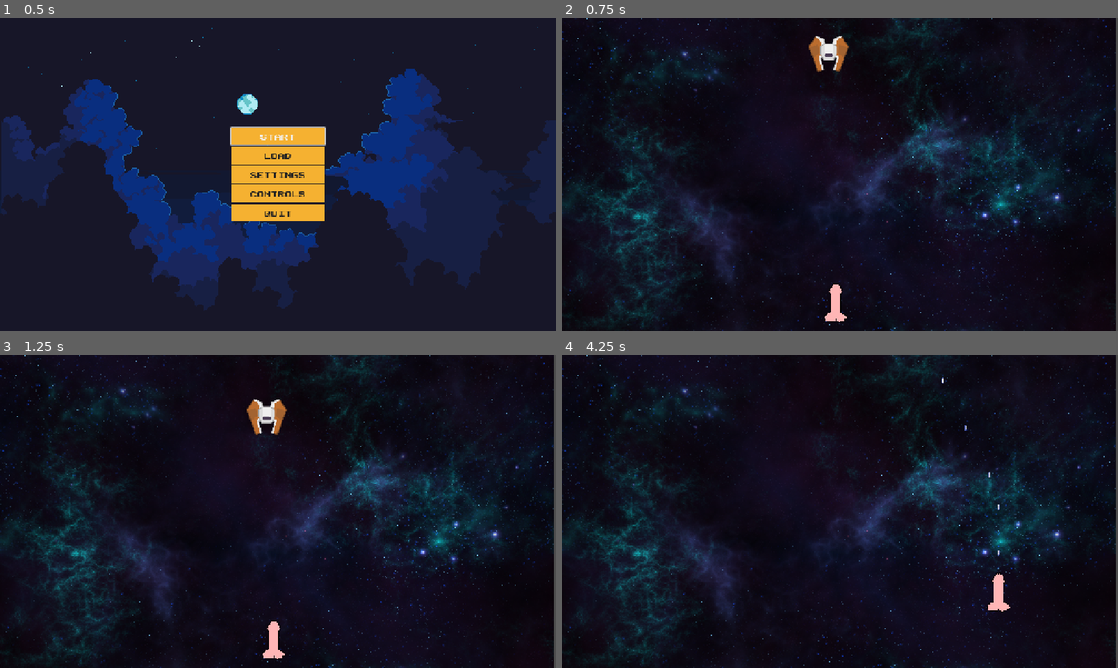
Above: before the commit, frames 1-4 (two rows, left to right).
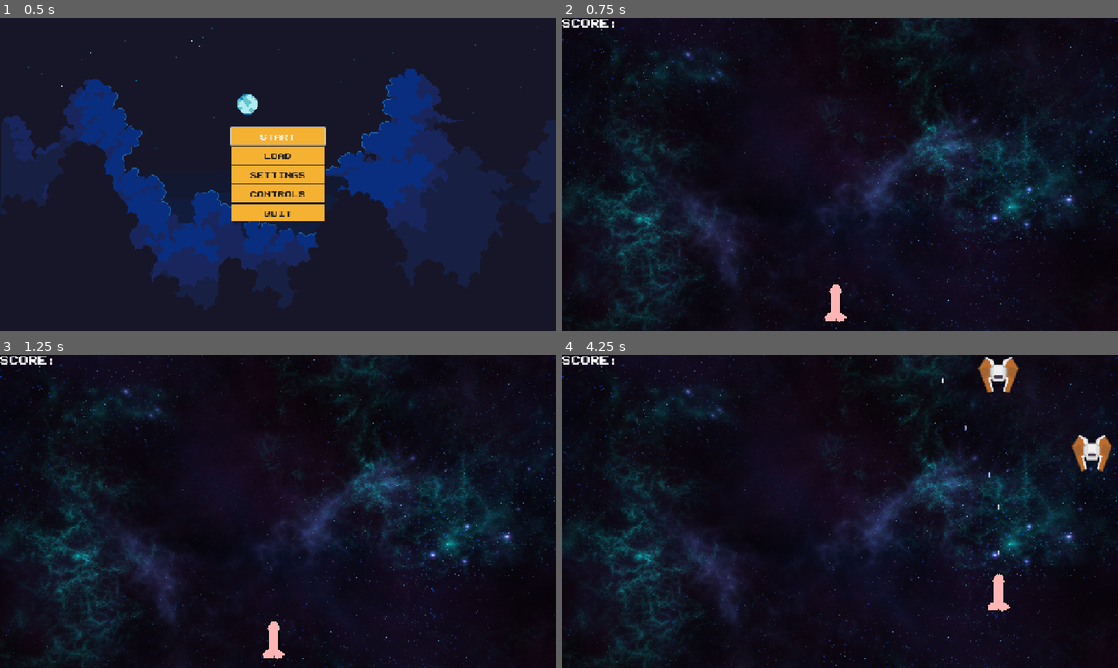
Above: after the commit, the same moments.

Repository: fabiolrodriguez/k-raio
Game: Godot game, scene res://scenes/main_menu/main_menu.tscn
The game is run twice, just before and just after one commit, with the same random seed, the same clock (stepped at 60 frames per second) and the same inputs.
Inputs (mouse positions are in pixels of both pictures, inside the frame that each line leads up to):
- Up to frame 1 (0.5 s): no input
- Up to frame 2 (0.75 s): click "START" at 0.5 s
- Up to frame 3 (1.25 s): no input
- Up to frame 4 (4.25 s): tap Enter (ui_accept) at 1.25, 2.1, 2.27, 2.57, 3.6, 3.77, 4.07 s; move the mouse to (962, 495) at 1.27 s; hold Right (ui_right) 1.28-2.03 s; hold Enter (ui_accept) 1.28-2.03 s; move the mouse to (728, 527) at 2.02 s; hold Down (ui_down) 2.03-2.78 s; move the mouse to (895, 442) at 2.77 s; hold Right (ui_right) 2.78-3.53 s; hold Enter (ui_accept) 2.78-3.53 s; move the mouse to (812, 574) at 3.52 s; hold Up (ui_up) from 3.53 s (still down)

Frame 1 is identical in both runs. In frame 2, 7.1% of the frame differs, in the area x 0-100%, y 0-100%; in frame 3, 7.1%; in frame 4, 7.6%.

Commit message:
improved controls and sound

Diff:
--- a/project.godot
+++ b/project.godot
@@ -43,6 +43,7 @@
 "deadzone": 0.5,
 "events": [Object(InputEventKey,"resource_local_to_scene":false,"resource_name":"","device":0,"window_id":0,"alt_presse …(194 unchanged characters)…
 , Object(InputEventJoypadButton,"resource_local_to_scene":false,"resource_name":"","device":-1,"button_index":4,"pressure":0.0,"pressed":false,"script":null)
+, Object(InputEventJoypadButton,"resource_local_to_scene":false,"resource_name":"","device":-1,"button_index":6,"pressure":0.0,"pressed":false,"script":null)
 ]
 }
 ui_left={
--- a/scenes/enemy/enemy.tscn
+++ b/scenes/enemy/enemy.tscn
@@ -17,3 +17,5 @@
 [node name="collider" type="CollisionShape2D" parent="." unique_id=1929448390]
 position = Vector2(0, -2)
 shape = SubResource("CircleShape2D_a3pup")
+
+[connection signal="body_entered" from="." to="." method="_on_body_entered"]
--- /dev/null
+++ b/scenes/enemy/spawn_manager.tscn
@@ -0,0 +1,12 @@
+[gd_scene format=3 uid="uid://c63nwudgs5mmv"]
+
+[ext_resource type="Script" uid="uid://c6biiwfts6oxg" path="res://scripts/spawn_manager.gd" id="1_3ht1b"]
+[ext_resource type="PackedScene" uid="uid://c2ul44mm8678v" path="res://scenes/enemy/enemy.tscn" id="2_y6h1u"]
+
+[node name="SpawnManager" type="Node2D" unique_id=1053329477]
+script = ExtResource("1_3ht1b")
+enemy_scene = ExtResource("2_y6h1u")
+
+[node name="spawntimer" type="Timer" parent="." unique_id=141191074]
+wait_time = 1.5
+autostart = true
--- a/scenes/level/level.tscn
+++ b/scenes/level/level.tscn
@@ -3,15 +3,25 @@
 [ext_resource type="Texture2D" uid="uid://4n4j5nf5br8d" path="res://assets/textures/bg.png" id="1_h3e3j"]
 [ext_resource type="Script" uid="uid://bddfs7am1056e" path="res://scenes/level/level.gd" id="1_i166f"]
 [ext_resource type="PackedScene" uid="uid://w57g2ubn0bwi" path="res://scenes/player/player.tscn" id="2_nbgty"]
+[ext_resource type="FontFile" uid="uid://b2ikk0lshckln" path="res://assets/fonts/PublicPixel-rv0pA.ttf" id="2_vpf64"]
 [ext_resource type="PackedScene" uid="uid://dap3o436pbq6y" path="res://scenes/pause_menu/pause_menu.tscn" id="4_qkmgm"]
-[ext_resource type="PackedScene" uid="uid://c2ul44mm8678v" path="res://scenes/enemy/enemy.tscn" id="5_hnne4"]
+[ext_resource type="PackedScene" uid="uid://c63nwudgs5mmv" path="res://scenes/enemy/spawn_manager.tscn" id="5_hnne4"]
 
 [node name="level" type="Node2D" unique_id=281017384]
 script = ExtResource("1_i166f")
 
+[node name="scorelayer" type="CanvasLayer" parent="." unique_id=1844956064]
+
+[node name="scorelabel" type="Label" parent="scorelayer" unique_id=556570682]
+offset_right = 40.0
+offset_bottom = 23.0
+theme_override_fonts/font = ExtResource("2_vpf64")
+theme_override_font_sizes/font_size = 22
+text = "SCORE:"
+
 [node name="Bg" type="Sprite2D" parent="." unique_id=1331019371]
-position = Vector2(631, 458)
-scale = Vector2(1.2578125, 1.2578125)
+position = Vector2(646.5, 463.49997)
+scale = Vector2(1.2880859, 1.2685546)
 texture = ExtResource("1_h3e3j")
 
 [node name="player" parent="." unique_id=1144793056 instance=ExtResource("2_nbgty")]
@@ -20,5 +30,4 @@
 
 [node name="PauseMenu" parent="." unique_id=264194249 instance=ExtResource("4_qkmgm")]
 
-[node name="enemy" parent="." unique_id=581839579 instance=ExtResource("5_hnne4")]
-position = Vector2(614, 62)
+[node name="SpawnManager" parent="." unique_id=1053329477 instance=ExtResource("5_hnne4")]
--- a/scripts/audio_manager.gd
+++ b/scripts/audio_manager.gd
@@ -3,6 +3,8 @@
 var hover_sound = preload("res://assets/audio/ui/button_hover.mp3")
 var click_sound = preload("res://assets/audio/ui/button_click.mp3")
 var bg_music = preload("res://assets/audio/music/piano-bg.mp3")
+var shoot = preload("res://assets/audio/game/shot.mp3")
+var explode = preload("res://assets/audio/game/explode.mp3")
 
 @onready var bgm_player = AudioStreamPlayer.new()
 
@@ -30,3 +32,11 @@
 
 func stop_bgm():
 	bgm_player.stop()
+
+func play_shoot():
+	player.stream = shoot
+	player.play()
+
+func play_explode():
+	player.stream = explode
+	player.play()
--- a/scripts/enemy.gd
+++ b/scripts/enemy.gd
@@ -2,6 +2,7 @@
 
 @export var speed: float = 120.0
 @export var hp: int = 1
+var score = 0
 
 func _process(delta):
 	global_position.y += speed * delta
@@ -16,4 +17,12 @@
 		die()
 
 func die():
+	AudioManager.play_explode()
 	queue_free()
+	score += 1
+
+
+func _on_body_entered(body: Node2D) -> void:
+	if body.has_method("die"):
+		body.die()
+		die()
--- a/scripts/player.gd
+++ b/scripts/player.gd
@@ -5,6 +5,7 @@
 @onready var shoot_point = $shootpoint
 @export var bullet_scene: PackedScene
 @export var fire_rate: float = 0.2
+var is_dead := false
 
 var can_shoot := true
 
@@ -42,6 +43,14 @@
 	var bullet = bullet_scene.instantiate()
 	get_tree().current_scene.add_child(bullet)
 	bullet.global_position = shoot_point.global_position
+	AudioManager.play_shoot()
 
 func reset_fire():
 	can_shoot = true
+
+func die():
+	if is_dead:
+		return
+	is_dead = true
+	queue_free()
+	get_tree().reload_current_scene()
--- /dev/null
+++ b/scripts/spawn_manager.gd
@@ -0,0 +1,27 @@
+extends Node
+
+@export var enemy_scene: PackedScene
+@export var spawn_interval: float = 1.5
+@export var spawn_margin: int = 24
+
+@onready var spawn_timer = $spawntimer
+
+var screen_size: Vector2
+
+func _ready():
+	screen_size = get_viewport().get_visible_rect().size
+	spawn_timer.wait_time = spawn_interval
+	spawn_timer.timeout.connect(_on_spawn_timer_timeout)
+
+func spawn_enemy():
+	if enemy_scene == null:
+		return
+
+	var enemy = enemy_scene.instantiate()
+	get_tree().current_scene.add_child(enemy)
+
+	var random_x = randf_range(spawn_margin, screen_size.x - spawn_margin)
+	enemy.global_position = Vector2(random_x, -32)
+
+func _on_spawn_timer_timeout():
+	spawn_enemy()
Not shown, added: assets/audio/game/explode.mp3.import
Not shown, added: assets/audio/game/shot.mp3.import
Not shown, changed: export_presets.cfg
Not shown, added: scripts/spawn_manager.gd.uid
Not shown, added: assets/audio/game/explode.mp3
Not shown, added: assets/audio/game/shot.mp3
